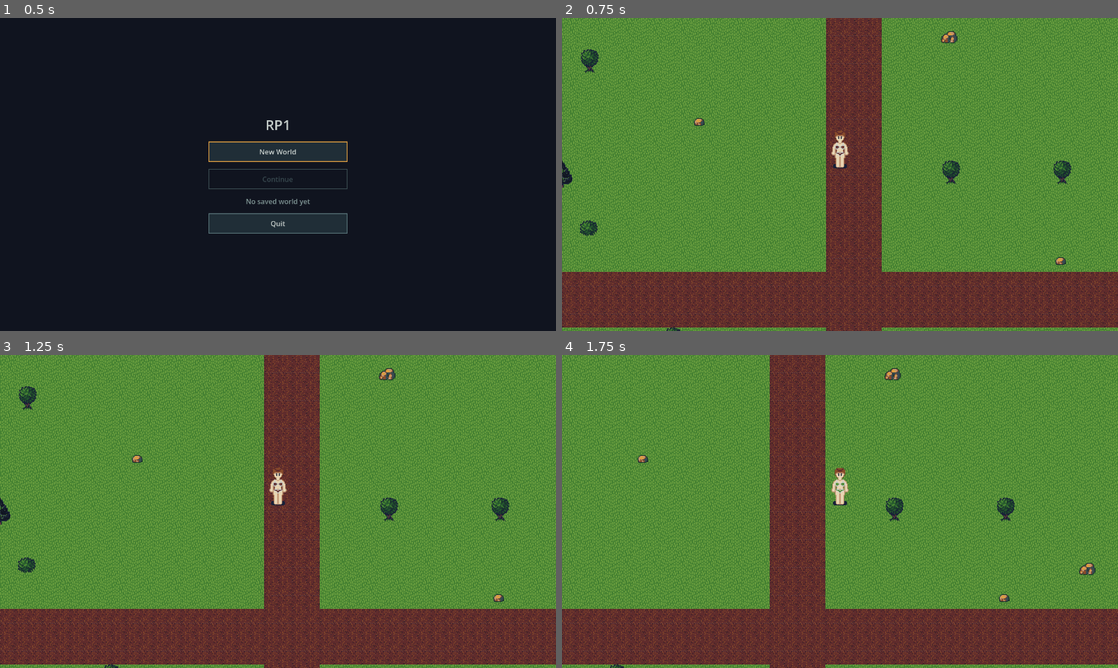
Above: before the commit, frames 1-4 (two rows, left to right).
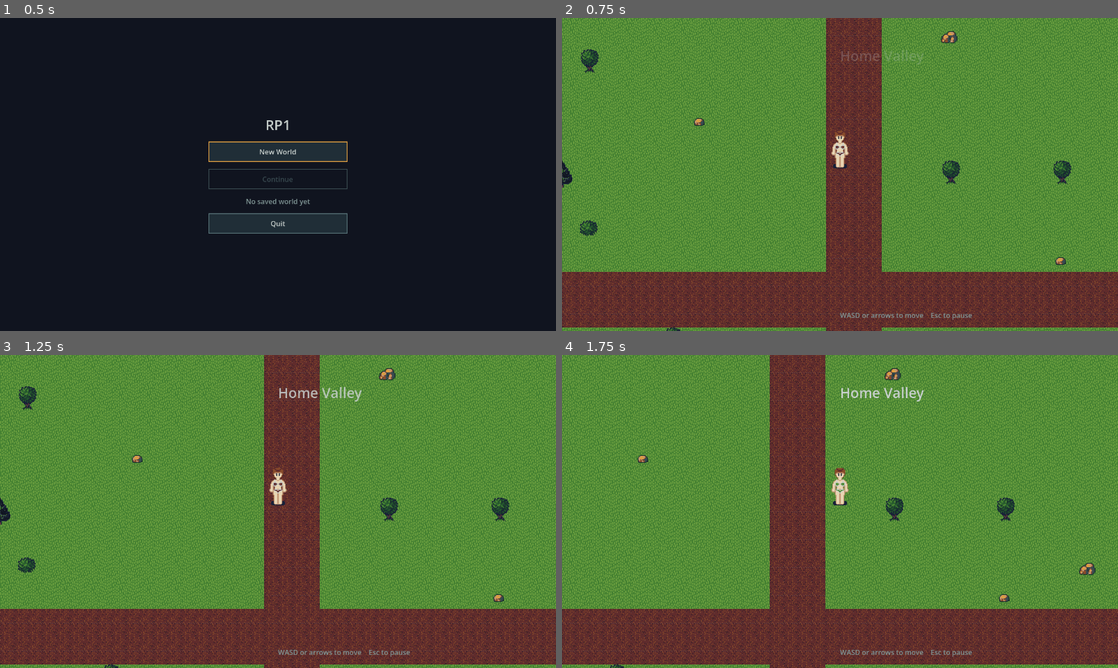
Above: after the commit, the same moments.

Repository: HuyNguyen260398/rp1
Game: Godot game, scene res://scenes/main.tscn
The game is run twice, just before and just after one commit, with the same random seed, the same clock (stepped at 60 frames per second) and the same inputs.
Inputs (mouse positions are in pixels of both pictures, inside the frame that each line leads up to):
- Up to frame 1 (0.5 s): no input
- Up to frame 2 (0.75 s): click "New World" at 0.5 s
- Up to frame 3 (1.25 s): no input
- Up to frame 4 (1.75 s): tap Enter at 1.25 s; move the mouse to (962, 495) at 1.27 s; hold D (move_right) from 1.28 s (still down); hold Shift from 1.28 s (still down); click (962, 495) at 1.42 s

Frame 1 is identical in both runs. In frame 2, 0.3% of the frame differs, in the area x 50-74%, y 10-97%; in frame 3, 0.4%; in frame 4, 0.4%.

Commit message:
feat: a title card on arrival and a hint for a first world
Co-Authored-By: Claude Opus 5 <noreply@anthropic.com>
Claude-Session: https://claude.ai/code/session_014vBbDRSLwskmTypWAZYW9i

Diff:
--- a/src/presentation/main.gd
+++ b/src/presentation/main.gd
@@ -23,6 +23,8 @@
 var _audio_director: AudioDirector = null
 var _settings: Settings = null
 var _save_indicator: SaveIndicator = null
+var _title_card: TitleCard = null
+var _controls_hint: ControlsHint = null
 
 ## Set when a save fails on the way out, so a second attempt quits anyway.
 var _quit_was_refused: bool = false
@@ -73,6 +75,14 @@
 	_main_menu.continue_requested.connect(_on_continue_requested)
 	_main_menu.quit_requested.connect(_save_and_quit)
 	_ui.add_child(_main_menu)
+
+	_title_card = TitleCard.new()
+	_title_card.name = "TitleCard"
+	_ui.add_child(_title_card)
+
+	_controls_hint = ControlsHint.new()
+	_controls_hint.name = "ControlsHint"
+	_ui.add_child(_controls_hint)
 
 	_pause_menu = PauseMenu.new()
 	_pause_menu.name = "PauseMenu"
@@ -203,6 +213,14 @@
 		push_error(e)
 
 	_audio_director.enter_zone(result.zone.id, result.zone.ambient)
+
+	_title_card.show_zone(result.zone.display_name)
+	# Written immediately rather than at un-pause: a player who sees the
+	# hint and then closes the window with the X has still seen it.
+	if not _settings.controls_hint_shown:
+		_controls_hint.show_once()
+		_settings.controls_hint_shown = true
+		_save_settings()
 
 	_session.adopt_player(_world.player_entity_id)
 	_main_menu.visible = false
--- /dev/null
+++ b/src/ui/controls_hint.gd
@@ -0,0 +1,33 @@
+class_name ControlsHint
+extends Control
+## WASD / Esc, once per player, ever.
+##
+## Exists for the clean-machine test, where there is nobody to ask which
+## keys move. Whether it has been shown is settings.json's business; this
+## node only draws it.
+
+const HOLD: float = 6.0
+const FADE_OUT: float = 1.5
+
+var _label: Label = null
+
+
+func _ready() -> void:
+	set_anchors_and_offsets_preset(Control.PRESET_BOTTOM_WIDE)
+	mouse_filter = Control.MOUSE_FILTER_IGNORE
+
+	_label = Label.new()
+	_label.text = "WASD or arrows to move    Esc to pause"
+	_label.add_theme_color_override("font_color", UiTheme.TEXT_DIM)
+	_label.horizontal_alignment = HORIZONTAL_ALIGNMENT_CENTER
+	_label.set_anchors_and_offsets_preset(Control.PRESET_CENTER_BOTTOM)
+	_label.position = Vector2(0.0, -48.0)
+	_label.modulate.a = 0.0
+	add_child(_label)
+
+
+func show_once() -> void:
+	_label.modulate.a = 1.0
+	var tween: Tween = create_tween()
+	tween.tween_interval(HOLD)
+	tween.tween_property(_label, "modulate:a", 0.0, FADE_OUT)
--- /dev/null
+++ b/src/ui/title_card.gd
@@ -0,0 +1,37 @@
+class_name TitleCard
+extends Control
+## The zone's name, on arrival.
+##
+## No test, for the same reason as the other two: no rules. Whether the
+## name is right is ZoneLoader's and SaveManager's business.
+
+const FADE_IN: float = 0.8
+const HOLD: float = 2.0
+const FADE_OUT: float = 1.2
+
+var _label: Label = null
+
+
+func _ready() -> void:
+	set_anchors_and_offsets_preset(Control.PRESET_FULL_RECT)
+	mouse_filter = Control.MOUSE_FILTER_IGNORE
+
+	_label = Label.new()
+	_label.add_theme_font_size_override("font_size", UiTheme.TITLE_FONT_SIZE)
+	_label.add_theme_color_override("font_color", UiTheme.TEXT)
+	_label.horizontal_alignment = HORIZONTAL_ALIGNMENT_CENTER
+	_label.set_anchors_and_offsets_preset(Control.PRESET_CENTER_TOP)
+	_label.position = Vector2(0.0, 64.0)
+	_label.modulate.a = 0.0
+	add_child(_label)
+
+
+func show_zone(zone_name: String) -> void:
+	if zone_name == "":
+		return
+	_label.text = zone_name
+	_label.modulate.a = 0.0
+	var tween: Tween = create_tween()
+	tween.tween_property(_label, "modulate:a", 1.0, FADE_IN)
+	tween.tween_interval(HOLD)
+	tween.tween_property(_label, "modulate:a", 0.0, FADE_OUT)
Not shown, added: src/ui/controls_hint.gd.uid
Not shown, added: src/ui/title_card.gd.uid
